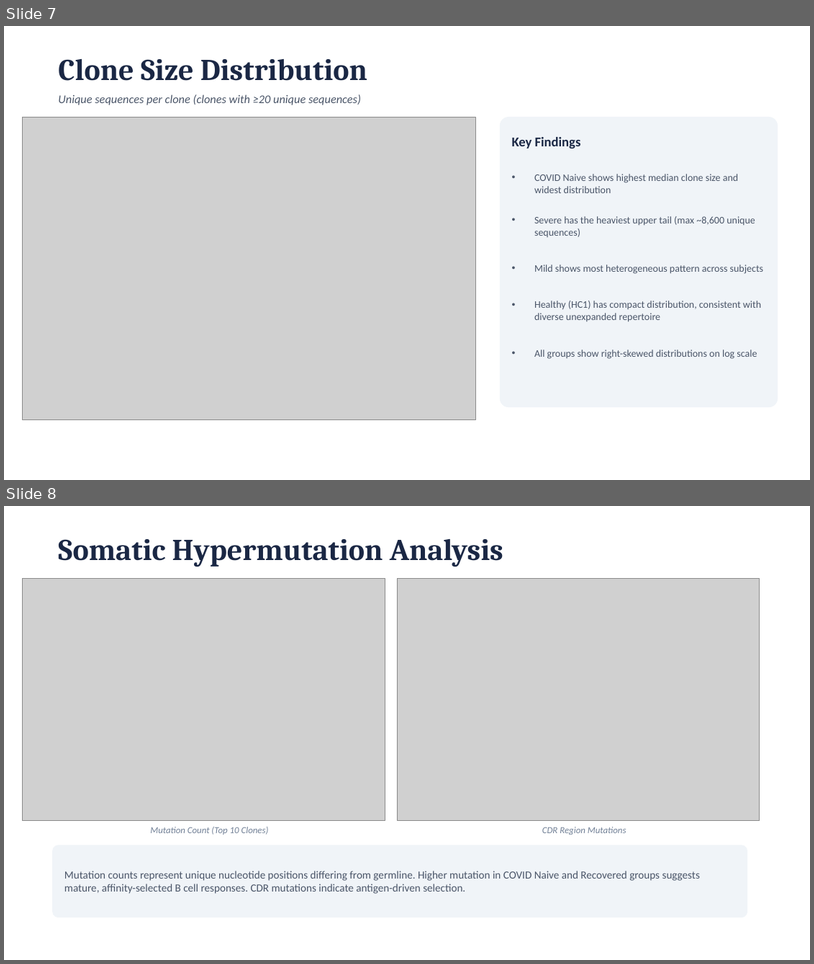
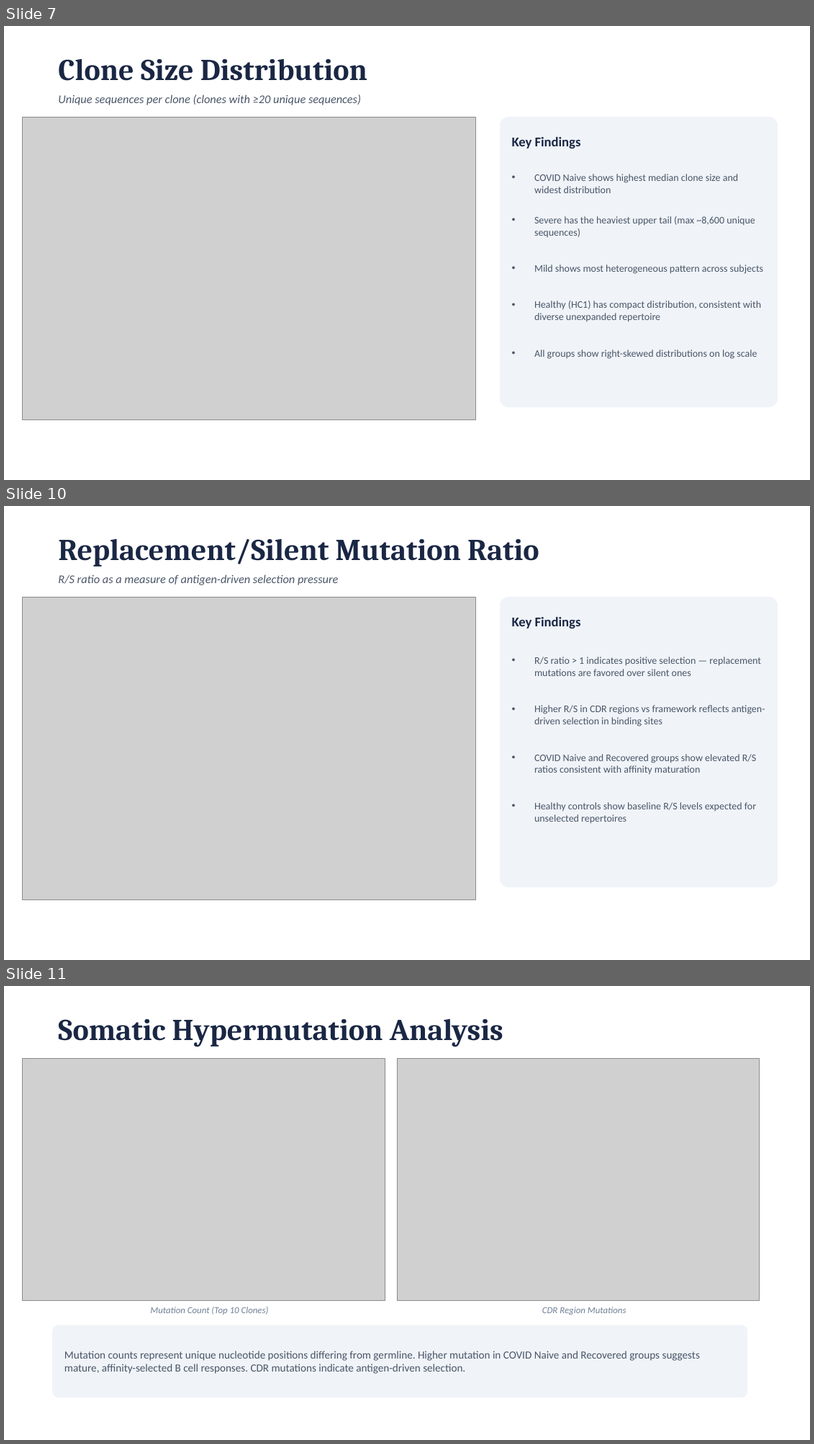
Before and after one commit to areensh/system-immunology-Lab, a slide deck: IS-API_Presentation.pptx. Shown one above the other, each under a label of ours: slides 7 and 8 before the commit, slides 7, 10 and 11 after it; the slides between them are not shown. The pictures are 814x964 and 814x1444 pixels, drawn with LibreOffice and Linux fonts; fonts in the diff are those of the drawing; grey boxes stand for pictures. Boxes give left, top, right and bottom in pixels: in the first picture for what was removed or moved away, otherwise in the second. Text is boxed around its words. In the diff, an @@ line names an element or a change of style, - is before the commit and + after.

```diff
--- a/IS-API_Presentation.pptx
+++ b/IS-API_Presentation.pptx
@@ slide 10 added at [4, 506, 810, 960], background #FFFFFF @@
@@ text added at [58, 538, 539, 566], 36 pt, text #1A2744, bold @@
+Replacement/Silent Mutation Ratio
@@ text added at [58, 574, 338, 585], 14 pt, text #4A5568, italic @@
+R/S ratio as a measure of antigen-driven selection pressure
@@ picture added at [22, 597, 476, 899] @@
@@ rounded rectangle added at [500, 597, 778, 887], fill #F0F4F8 @@
@@ text added at [512, 617, 581, 628], 16 pt, text #1A2744, bold @@
+Key Findings
@@ text added at [535, 656, 761, 676], 12 pt, text #4A5568 @@
+• R/S ratio > 1 indicates positive selection — replacement mutations are favored over silent ones
@@ text added at [535, 705, 766, 726], 12 pt, text #4A5568 @@
+• Higher R/S in CDR regions vs framework reflects antigen-driven selection in binding sites
@@ text added at [535, 754, 756, 774], 12 pt, text #4A5568 @@
+• COVID Naive and Recovered groups show elevated R/S ratios consistent with affinity maturation
@@ text added at [535, 802, 756, 823], 12 pt, text #4A5568 @@
+• Healthy controls show baseline R/S levels expected for unselected repertoires
@@ what was slide 8 is now slide 11 @@
```
Also in this commit, not shown: 2 other slides added, 1 other file.
